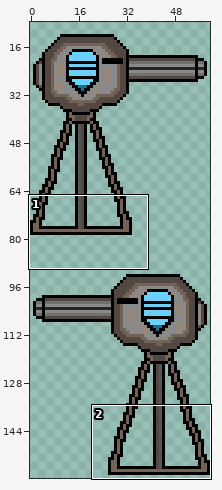
A sprite sheet gets an edit: Source/Athyl/Athyl/AthylContent/Ai/ElephantTurret.png. Above: a wide view before the commit, with the close-up outlined.
Close-up. First the earlier version:
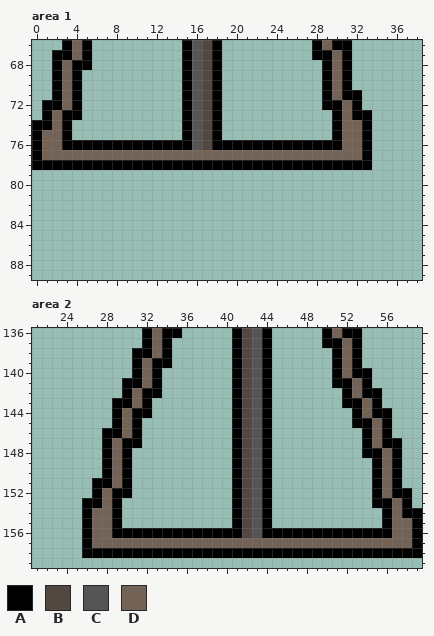
The file is 60x160 pixels. Shown: area 1: x 0..38, y 66..89; area 2: x 21..59, y 136..159. The wide view leaves out empty margins.
Palette (. is transparent): A #000000  B #534741  C #555555  D #736357
Pixels before, area 1, first column x 0:
66 ...ADA.........ACBA.........ADAA..
67 ..AADA.........ACBA.........AADA..
68 ..ADAA.........ACBA..........ADA..
69 ..ADA..........ACBA..........ADA..
70 ..ADA..........ACBA..........ADA..
71 ..ADA..........ACBA..........ADAA.
72 .AADA..........ACBA..........AADA.
73 .ADAA..........ACBA...........ADAA
74 AADA...........ACBA...........ADDA
75 ADDA...........ACBA...........ADDA
76 ADDAAAAAAAAAAAAACBAAAAAAAAAAAAADDA
77 ADDDDDDDDDDDDDDDDDDDDDDDDDDDDDDDDA
78 AAAAAAAAAAAAAAAAAAAAAAAAAAAAAAAAAA
Pixels before, area 2, first column x 26:
136 ......ADAA.....ABCA.....ADAA......
137 ......ADA......ABCA.....AADA......
138 .....AADA......ABCA......ADA......
139 .....ADAA......ABCA......ADA......
140 .....ADA.......ABCA......ADAA.....
141 ....AADA.......ABCA......AADA.....
142 ....ADAA.......ABCA.......ADAA....
143 ...AADA........ABCA.......AADA....
144 ...ADAA........ABCA........ADAA...
145 ...ADA.........ABCA........AADA...
146 ..AADA.........ABCA.........ADA...
147 ..ADAA.........ABCA.........ADAA..
148 ..ADA..........ABCA.........AADA..
149 ..ADA..........ABCA..........ADA..
150 ..ADA..........ABCA..........ADA..
151 .AADA..........ABCA..........ADA..
152 .ADAA..........ABCA..........ADAA.
153 AADA...........ABCA..........AADA.
154 ADDA...........ABCA...........ADAA
155 ADDA...........ABCA...........ADDA
156 ADDAAAAAAAAAAAAABCAAAAAAAAAAAAADDA
157 ADDDDDDDDDDDDDDDDDDDDDDDDDDDDDDDDA
158 AAAAAAAAAAAAAAAAAAAAAAAAAAAAAAAAAA
After the commit:
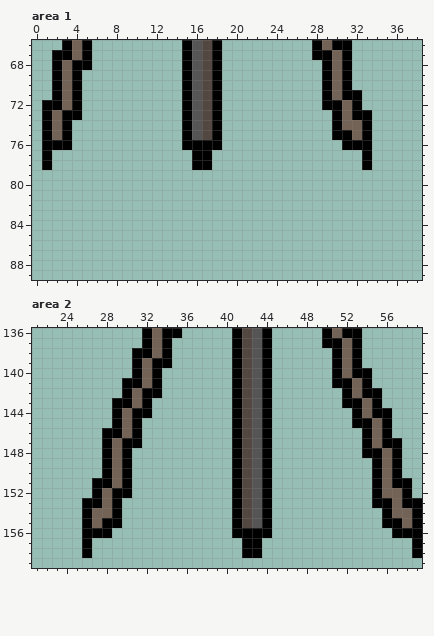
From old to new:
{"where": "area 1"}
{"y":74,"x":0,"old":"A","new":"."}
{"y":75,"x":0,"old":"AD","new":".A"}
{"y":75,"x":31,"old":"D","new":"A"}
{"y":76,"x":0,"old":"ADD","new":".AA"}
{"y":76,"x":4,"old":"AAAAAAAAAAA","new":"..........."}
{"y":76,"x":16,"old":"CB","new":"AA"}
{"y":76,"x":19,"old":"AAAAAAAAAAAADD","new":"............AA"}
{"y":77,"x":0,"old":"ADDDDDDDDDDDDDDDDDDDDDDDDDDDDDDDD","new":".A..............AA..............."}
{"y":78,"x":0,"old":"A","new":"."}
{"y":78,"x":2,"old":"AAAAAAAAAAAAAA","new":".............."}
{"y":78,"x":18,"old":"AAAAAAAAAAAAAAA","new":"..............."}
{"where": "area 2"}
{"y":151,"x":58,"old":".","new":"A"}
{"y":152,"x":57,"old":"A","new":"D"}
{"y":153,"x":59,"old":".","new":"A"}
{"y":154,"x":58,"old":"A","new":"D"}
{"y":155,"x":28,"old":"D","new":"A"}
{"y":155,"x":57,"old":"D","new":"A"}
{"y":156,"x":27,"old":"DDAAAAAAAAAAAA","new":"AA............"}
{"y":156,"x":42,"old":"BC","new":"AA"}
{"y":156,"x":45,"old":"AAAAAAAAAAAADD","new":"............AA"}
{"y":157,"x":27,"old":"DDDDDDDDDDDDDDDDDDDDDDDDDDDDDDDD","new":"...............AA..............."}
{"y":158,"x":27,"old":"AAAAAAAAAAAAAAA","new":"..............."}
{"y":158,"x":44,"old":"AAAAAAAAAAAAAAA","new":"..............."}
{"label":"changed","picture_box":[32,120,362,170]}
{"label":"changed","picture_box":[92,478,422,558]}
